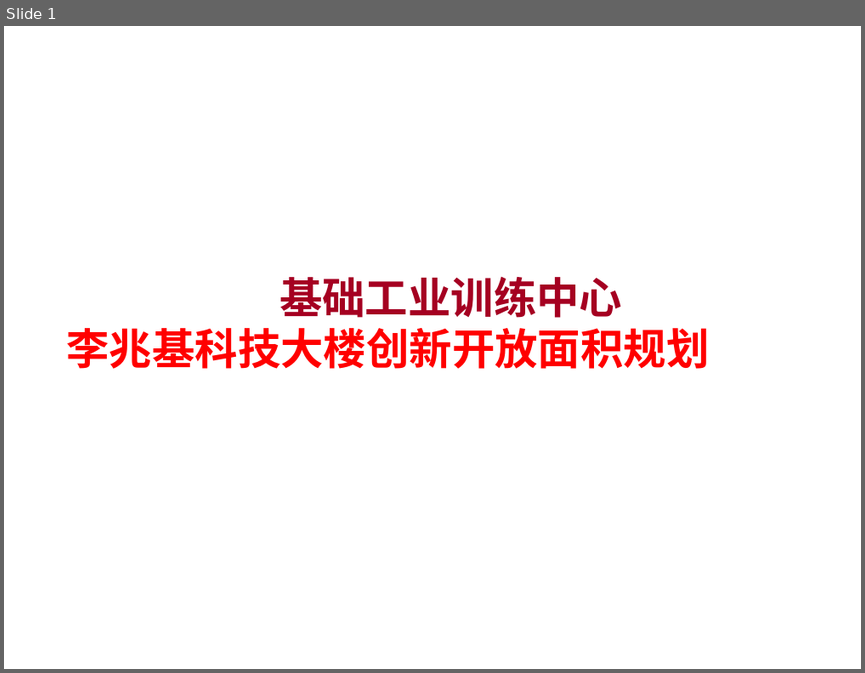
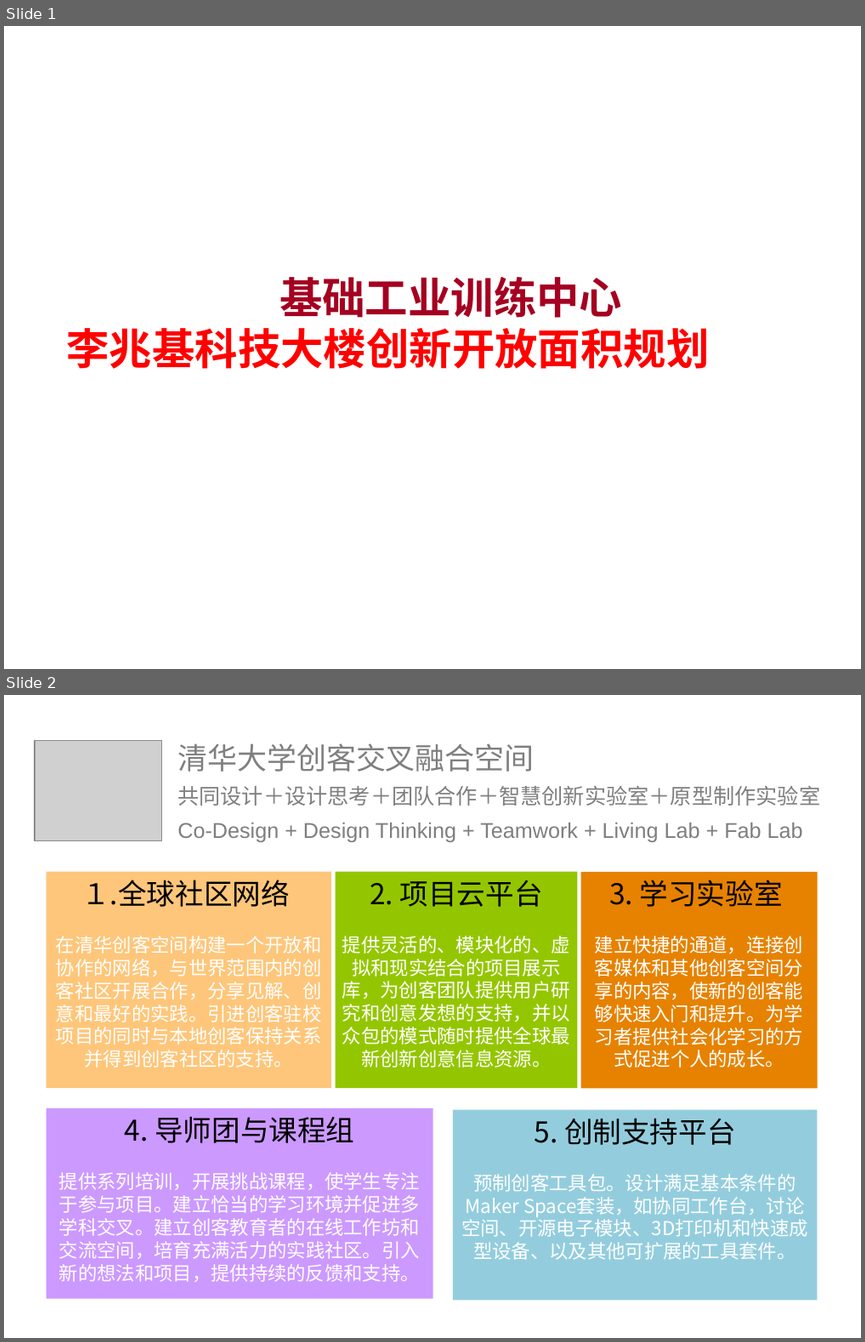
Before and after one commit to woodyme/i.center_my_workzone, a slide deck: 训练中心创客交叉融合空间建设/doc/训练中心搬迁规划草案.ppt. Shown one above the other, each under a label of ours: slide 1 before the commit, slides 1 and 2 after it. The pictures are 865x673 and 865x1342 pixels, drawn with LibreOffice and Linux fonts; fonts in the diff are those of the drawing; grey boxes stand for pictures. Boxes give left, top, right and bottom in pixels: in the first picture for what was removed or moved away, otherwise in the second. Text is boxed around its words. In the diff, an @@ line names an element or a change of style, - is before the commit and + after.

```diff
--- a/训练中心创客交叉融合空间建设/doc/训练中心搬迁规划草案.ppt
+++ b/训练中心创客交叉融合空间建设/doc/训练中心搬迁规划草案.ppt
@@ slide 2 added at (4, 695, 861, 1338), background #FFFFFF @@
@@ picture added at (35, 740, 162, 840) @@
@@ text added at (177, 743, 820, 842), 18 pt, text #7F7F7F @@
+清华大学创客交叉融合空间
+共同设计＋设计思考＋团队合作＋智慧创新实验室＋原型制作实验室
+Co-Design + Design Thinking + Teamwork + Living Lab + Fab Lab
@@ rectangle added at (46, 872, 331, 1088), fill #FEC67A, 16 pt, text #FFFFFF @@
+１.全球社区网络
+在清华创客空间构建一个开放和协作的网络，与世界范围内的创客社区开展合作，分享见解、创意和最好的实践。引进创客驻校项目的同时与本地创客保持关系并得到创客社区的支持。
@@ rectangle added at (335, 872, 577, 1089), fill #94C600, 16 pt, text #FFFFFF @@
+2. 项目云平台
+提供灵活的、模块化的、虚拟和现实结合的项目展示库，为创客团队提供用户研究和创意发想的支持，并以众包的模式随时提供全球最新创新创意信息资源。
@@ rectangle added at (580, 872, 817, 1089), fill #E68200, 16 pt, text #FFFFFF @@
+3. 学习实验室
+建立快捷的通道，连接创客媒体和其他创客空间分享的内容，使新的创客能够快速入门和提升。为学习者提供社会化学习的方式促进个人的成长。
@@ rectangle added at (46, 1108, 432, 1299), fill #CC99FF, 16 pt, text #FFFFFF @@
+4. 导师团与课程组
+提供系列培训，开展挑战课程，使学生专注于参与项目。建立恰当的学习环境并促进多学科交叉。建立创客教育者的在线工作坊和交流空间，培育充满活力的实践社区。引入新的想法和项目，提供持续的反馈和支持。
@@ rectangle added at (453, 1110, 817, 1300), fill #93CDDD, 16 pt, text #FFFFFF @@
+5. 创制支持平台
+预制创客工具包。设计满足基本条件的Maker Space套装，如协同工作台，讨论空间、开源电子模块、3D打印机和快速成型设备、以及其他可扩展的工具套件。
```
Also in this commit, not shown: 9 slides changed, 4 other slides added, 1 slide removed.
